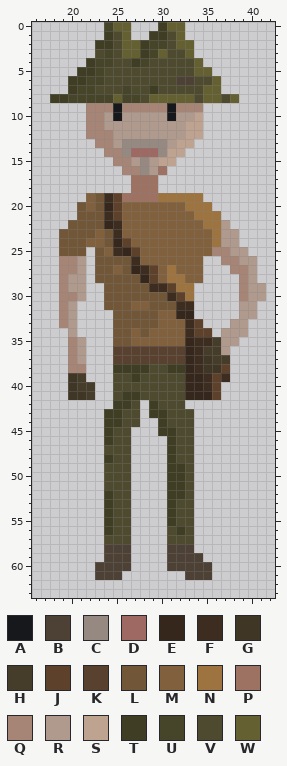
One commit to this pixel-art sprite: LostInTheMap/assets/graphics/characters/giovanni.png. The first picture shows the starting point.
The file is 64x64 pixels. Colours within 5 levels of each other are drawn and written as one. Shown: x 16..42, y 0..63.
Palette (. is transparent): A #17181c  B #4d4136  C #958982  D #9e6962  E #36271d  F #3d2c20  G #3f3625  H #463c2a  J #5d412a  K #594130  L #715638  M #80603d  N #9d7340  P #9d7262  Q #a68576  R #b0998d  S #bfa391  T #3f3e24  U #464429  V #4e4a2f  W #656032
New version:
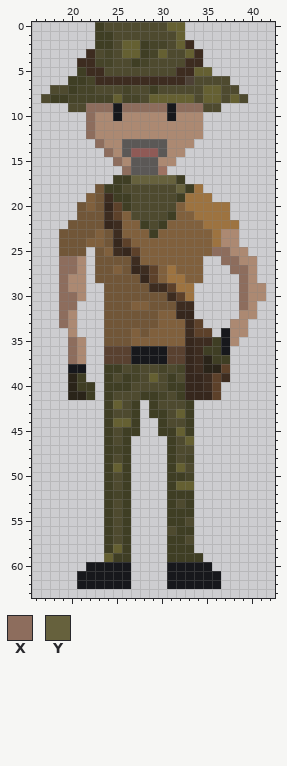
Colours new in this view: X #8d6d5d  Y #66613d
Difference:
colour C: #958982 -> #5b5856
colour D: #9e6962 -> #8f5a56
colour G: #3f3625 -> #2a2419
colour R: #b0998d -> #ac8972
Changed rows in their new state; - is a pixel that keeps its letter.
first column x 17:
 0 ------TVVVVVVV---------
 1 ------T--VVVVV---------
 2 ----------------F------
 3 -----F-----------F-----
 4 ----FF----------FF-----
 5 -----FF--------FF------
 6 ------FFFFFFFFFF---VV--
 7 -VV-----------------VV-
 8 V---------------------V
 9 ---VVXXX-XXXXX-XXXVV---
10 -----XR----------R-----
11 -----XR---------RR-----
12 -----XRR--------RR-----
13 ------XR-------RR------
14 -------XR-----RR-------
15 --------XRC-CRR--------
16 ---------XC-C----------
17 --------TTYYYYYT-------
18 ------LTTVVVVVVYTN-----
19 --------TTVVVVVT--N----
20 ---------TVVVVV----NN--
21 ----------VVVVT-----N--
22 -----------TVT------NN-
23 ------------T----------
25 -------------------XX--
26 --XX----------------XX-
27 --XX-----------------XX
28 --X-------------------X
29 --X-------------------X
30 --XX------------------X
31 --XX------------------X
32 --X----L---------------
33 --X----L---------------
34 -------L------------A--
35 ---X---L-----------TA--
36 ---X---K--AAAA----TTA--
37 ---X---K--AAAA-----TT--
38 ---AA--T-VUV-UVU-------
39 ----T--T-TU-W-T--------
40 ----TT-TTT----TT-------
41 -----T-T-VVTTU-T-------
42 -------TWVT-----T------
43 --------V-T----WT------
44 --------WWT-----T------
45 ---------TT----WT------
46 ---------T------W------
47 -------TUT-------------
48 ---------T------U------
49 -------TWT-----W-------
50 -------T-T------U------
51 -------T-T-----WW------
52 --------UT------T------
53 ---------T------T------
54 ---------T-----TT------
55 ---------T-----T-------
56 ---------T------T------
57 -------T-T----TT-------
58 -------TWT----TTT------
59 -------WTT----TTTT-----
60 -----AAAAA----AAAAA----
61 ----AAAAAA----AAAAAA---
62 ----AAAAAA----AAAAAA---
Boxes around the changes in both pictures, in picture pixels (x1, y1, x2, y2):
changed: (41, 22, 266, 589)
